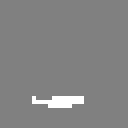
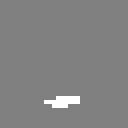
Layer changes from the first 128 x 128 image to the second:
painted on "Layer 3" over [left=32, top=96, right=84, bottom=108]
